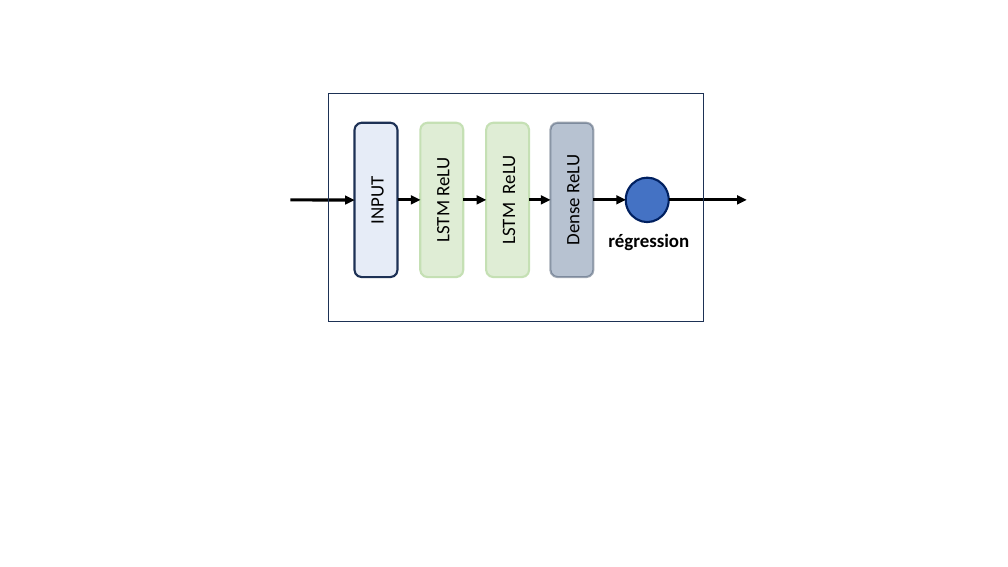
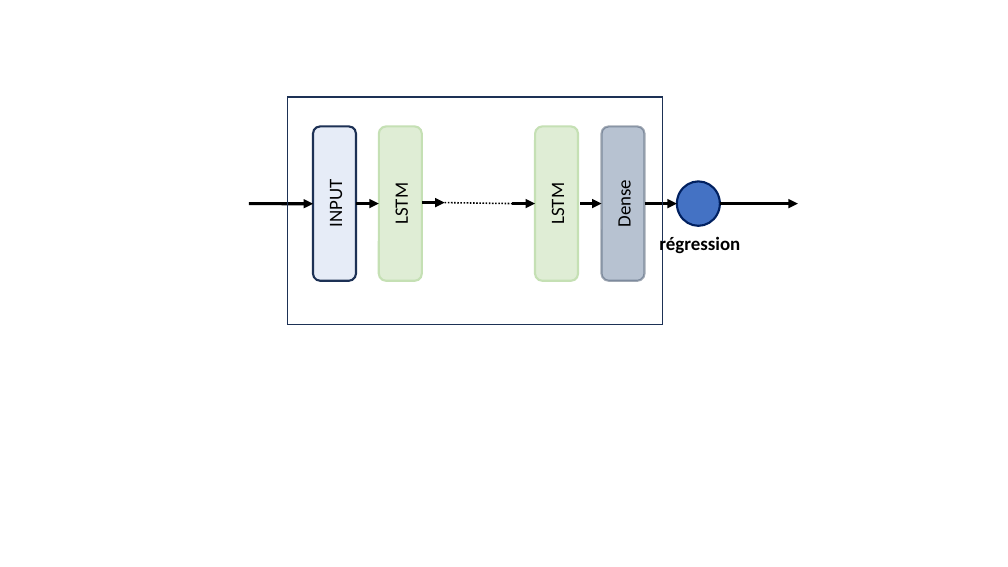
Before and after one commit to DataScientest-Studio/oct24_cds_anomalies_elec, a slide deck: slide 5 of src/streamlit/Chap3/Présentation1.pptx. Drawn at 1008x567 pixels with LibreOffice and Linux fonts; fonts in the diff are those of the drawing. Boxes give left, top, right and bottom in pixels: in the first picture for what was removed or moved away, otherwise in the second. Text is boxed around its words. In the diff, an @@ line names an element or a change of style, - is before the commit and + after.

```diff
--- a/src/streamlit/Chap3/Présentation1.pptx
+++ b/src/streamlit/Chap3/Présentation1.pptx
@@ 2 rounded rectangles, 2 arrows, 1 rectangle: place and size @@
-2 rounded rectangles, 2 arrows, 1 rectangle at (290, 93, 704, 321)
+2 rounded rectangles, 2 arrows, 1 rectangle at (249, 97, 662, 324)
@@ 4 arrows, 2 rounded rectangles, 1 text, 1 ellipse: place and size @@
-4 arrows, 2 rounded rectangles, 1 text, 1 ellipse at (464, 123, 747, 277)
+4 arrows, 2 rounded rectangles, 1 text, 1 ellipse at (513, 127, 798, 281)
@@ text in rounded rectangle at (390, 187, 413, 223): text changed @@
-LSTM ReLU
+LSTM
@@ arrow added from (422, 203) to (445, 203), #000000 3 pt @@
@@ line added from (445, 203) to (513, 203), #000000 1.5 pt dashed @@
@@ text in rounded rectangle at (546, 187, 569, 223): text changed @@
-LSTM ReLU
+LSTM
@@ text in rounded rectangle at (613, 184, 636, 226): text changed @@
-Dense ReLU
+Dense
```
Also in this commit, not shown: 7 other files.
